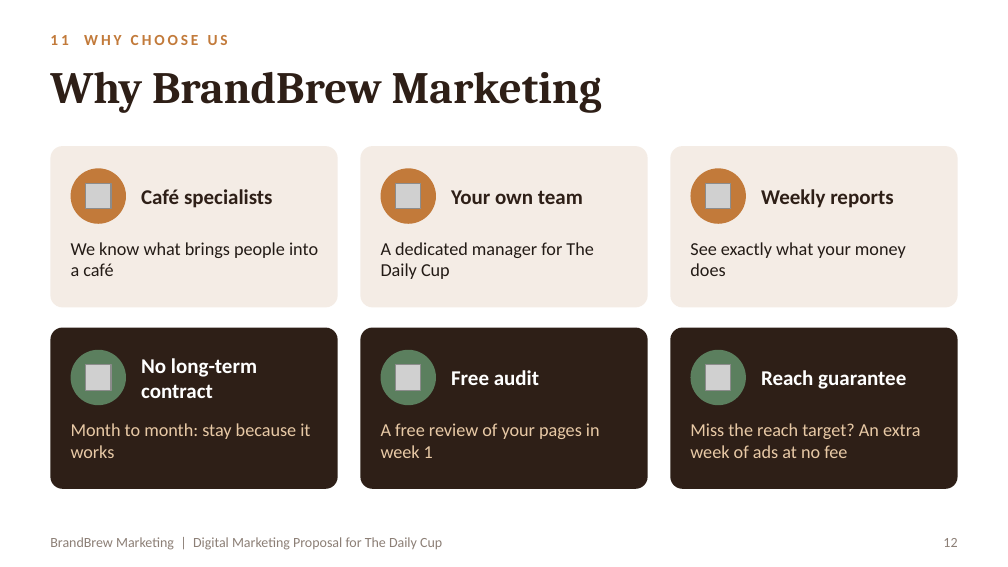
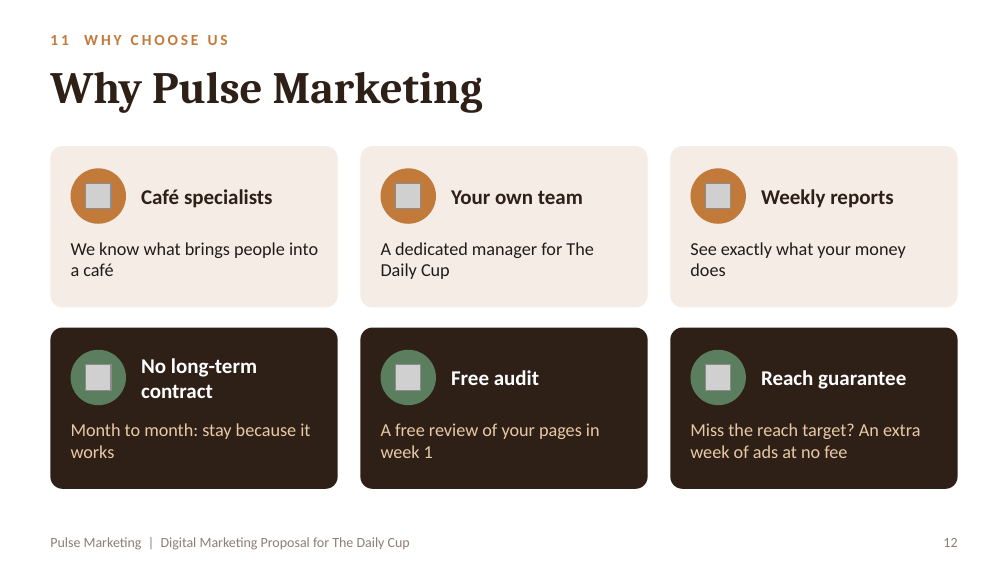
Before and after one commit to RahmaOshba/RahmaOshba, a slide deck: slide 12 of Cafe_Marketing_Proposal.pptx. Drawn at 1008x567 pixels with LibreOffice and Linux fonts; fonts in the diff are those of the drawing; grey boxes stand for pictures. Boxes give left, top, right and bottom in pixels: in the first picture for what was removed or moved away, otherwise in the second. Text is boxed around its words. In the diff, an @@ line names an element or a change of style, - is before the commit and + after.

```diff
--- a/Cafe_Marketing_Proposal.pptx
+++ b/Cafe_Marketing_Proposal.pptx
@@ title at [50, 71, 483, 113]: text changed @@
-Why BrandBrew Marketing
+Why Pulse Marketing
@@ text at [50, 537, 410, 550]: text changed @@
-BrandBrew Marketing | Digital Marketing Proposal for The Daily Cup
+Pulse Marketing | Digital Marketing Proposal for The Daily Cup
```
Also in this commit, not shown: 12 other slides changed.
